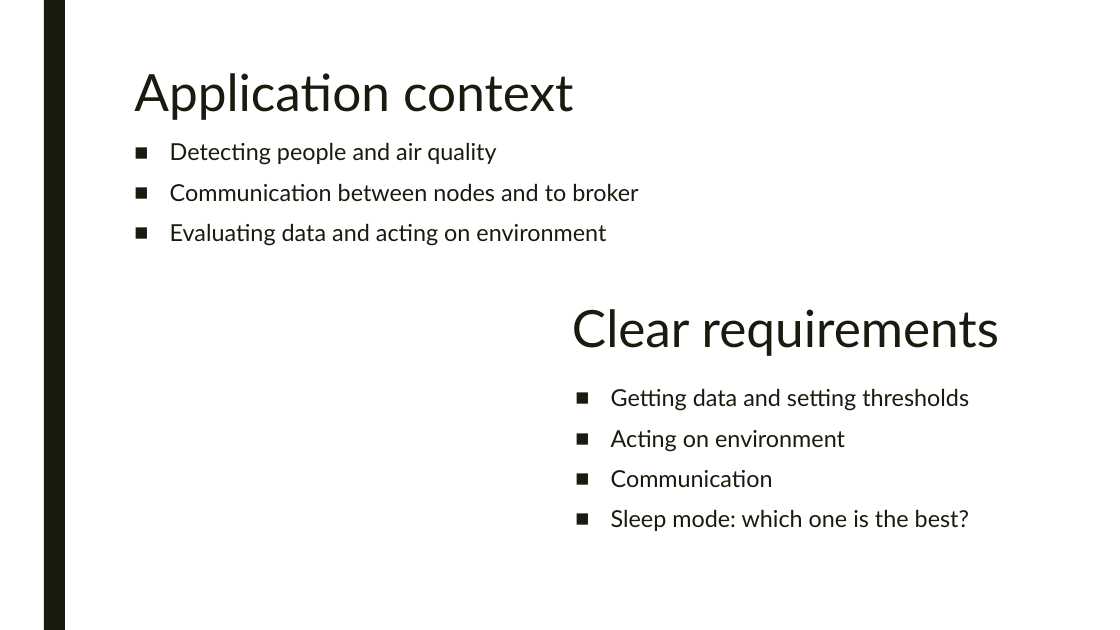
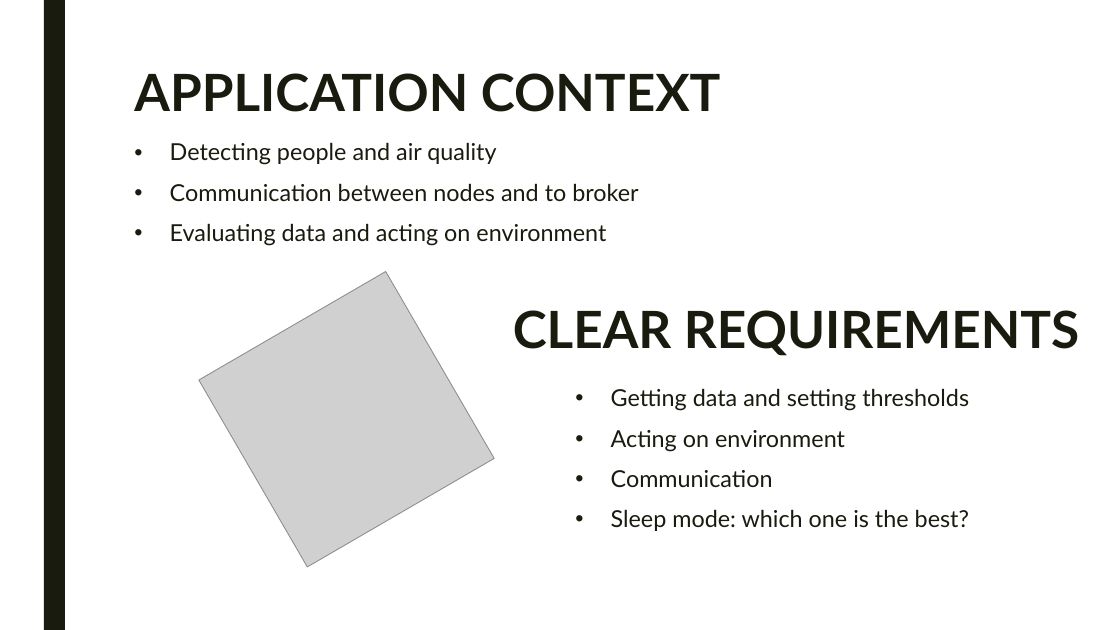
Before and after one commit to LorenzoPecorari/iot_project, a slide deck: slide 2 of presentation/intermediate_pres.pptx. Drawn at 1120x630 pixels with LibreOffice and Linux fonts; fonts in the diff are those of the drawing; grey boxes stand for pictures; background and template pictures are left out. Boxes give left, top, right and bottom in pixels: in the first picture for what was removed or moved away, otherwise in the second. Text is boxed around its words. In the diff, an @@ line names an element or a change of style, - is before the commit and + after.

```diff
--- a/presentation/intermediate_pres.pptx
+++ b/presentation/intermediate_pres.pptx
@@ title at (134,73,721,112): text changed; bold on @@
-Application context
+APPLICATION CONTEXT
@@ text "Detecting people and air quality" at (170,142,638,246): bullet ■ to • @@
@@ picture added at (199,271,494,566) @@
@@ text at (513,310,1079,356): text changed; bold on @@
-Clear requirements
+CLEAR REQUIREMENTS
@@ text "Getting data and setting thresholds" at (611,388,969,531): bullet ■ to • @@
```
Also in this commit, not shown: 4 other slides changed, 1 slide added, 1 slide removed.
